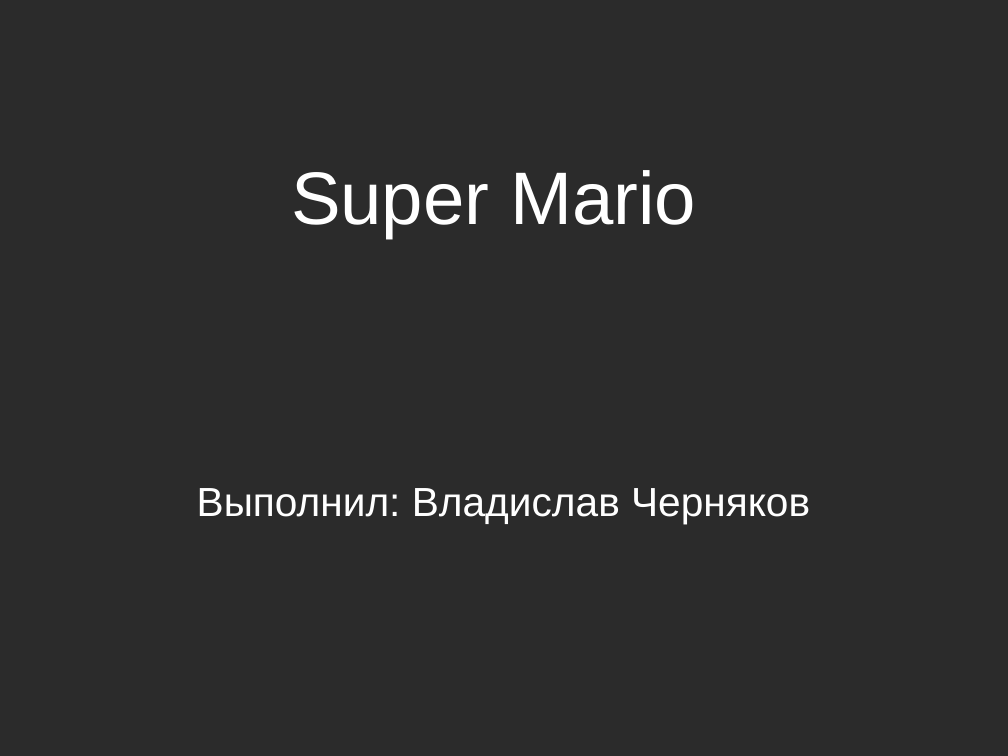
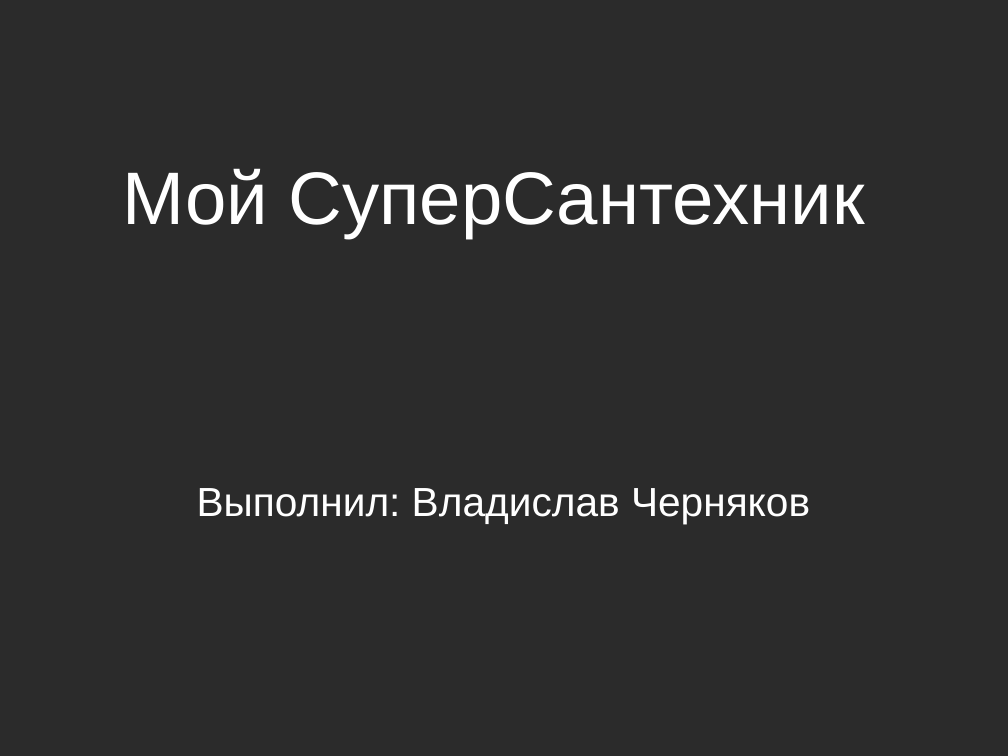
Before and after one commit to Chernyackoff/PyGameProject, a slide deck: slide 1 of ForProject.pptx. Drawn at 1008x756 pixels with LibreOffice and Linux fonts; fonts in the diff are those of the drawing; background and template pictures are left out; a plain dark background stands for a picture behind light text. Boxes give left, top, right and bottom in pixels: in the first picture for what was removed or moved away, otherwise in the second. Text is boxed around its words. In the diff, an @@ line names an element or a change of style, - is before the commit and + after.

```diff
--- a/ForProject.pptx
+++ b/ForProject.pptx
@@ text at box(122, 168, 865, 238): text changed @@
-Super Mario
+Мой СуперСантехник
```
Also in this commit, not shown: 1 other file.
